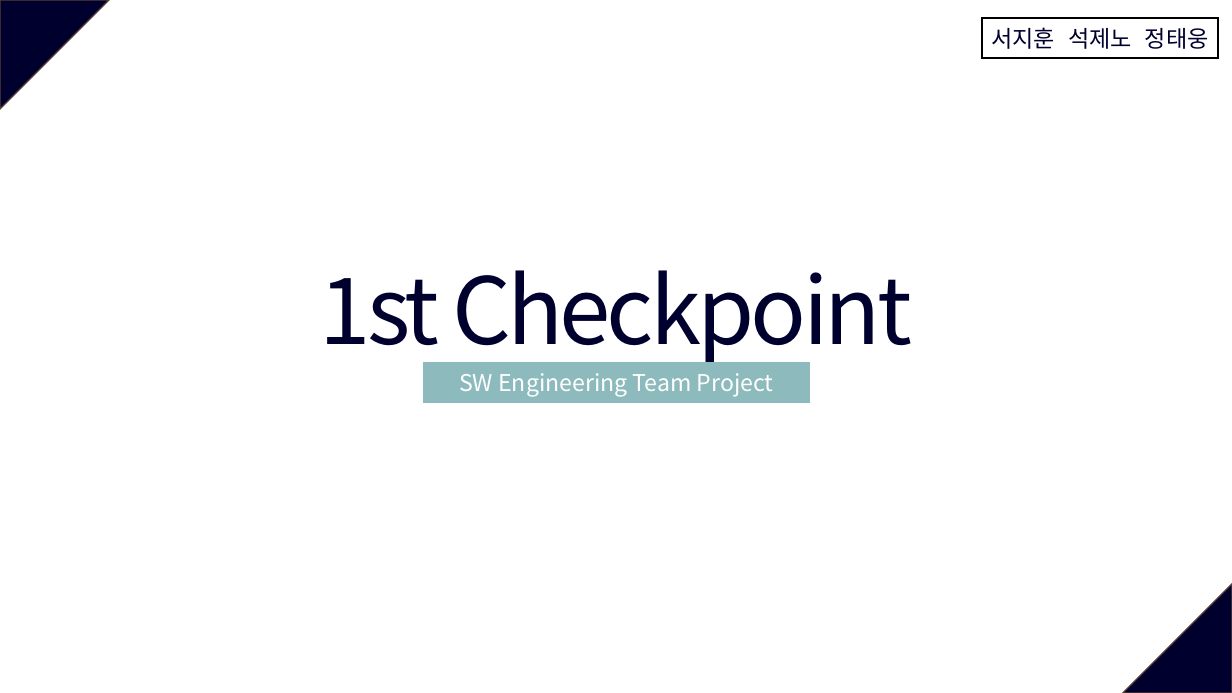
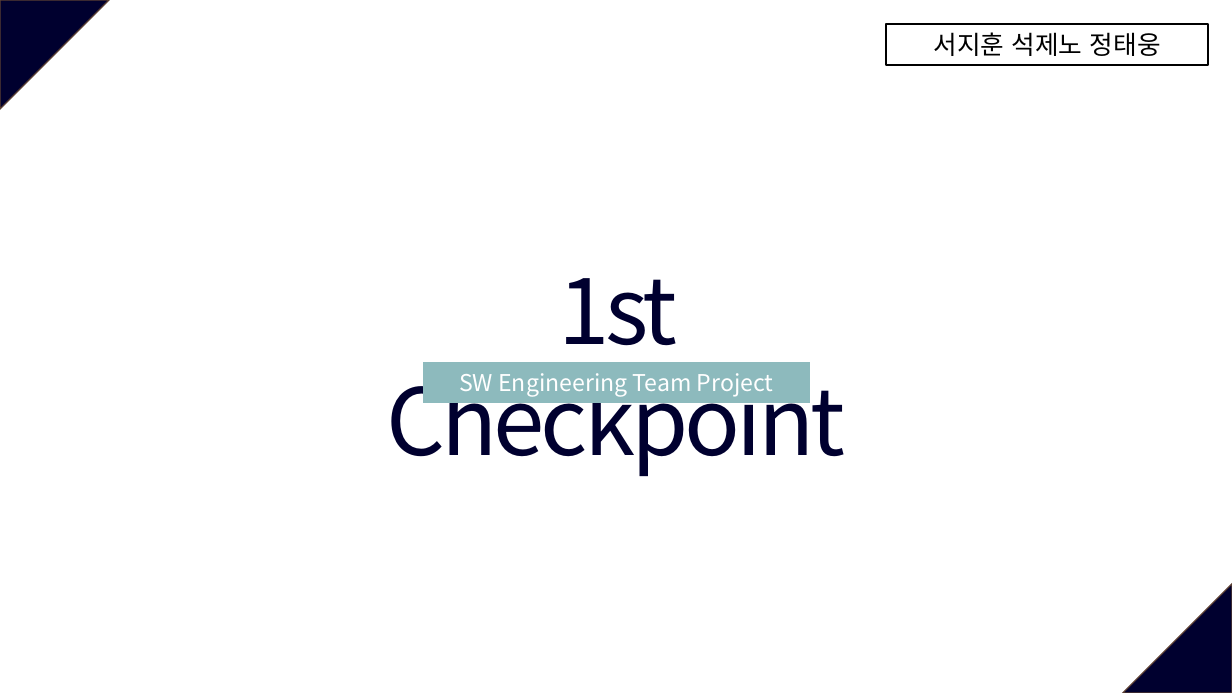
Before and after one commit to SWE-15-Team/Sentiment-Analysis-System, a slide deck: slide 1 of Checkpoint_1st.pptx. Drawn at 1232x693 pixels with LibreOffice and Linux fonts; fonts in the diff are those of the drawing. Boxes give left, top, right and bottom in pixels: in the first picture for what was removed or moved away, otherwise in the second. Text is boxed around its words. In the diff, an @@ line names an element or a change of style, - is before the commit and + after.

```diff
--- a/Checkpoint_1st.pptx
+++ b/Checkpoint_1st.pptx
@@ rectangle "서지훈 석제노 정태웅": place and size @@
-rectangle "서지훈 석제노 정태웅" at bbox=[982, 18, 1218, 58]
+rectangle "서지훈 석제노 정태웅" at bbox=[886, 24, 1209, 65]
@@ rectangle "서지훈 석제노 정태웅" at bbox=[886, 24, 1209, 65]: size 18 to 20 pt, text colour #00002F to #000000; vertical alignment middle to top @@
@@ text "1st Checkpoint" rewrapped from bbox=[320, 270, 912, 367] to bbox=[386, 278, 845, 476] @@
```
Also in this commit, not shown: 9 other slides changed, 2 slides added, 9 slides removed, 1 other file.
